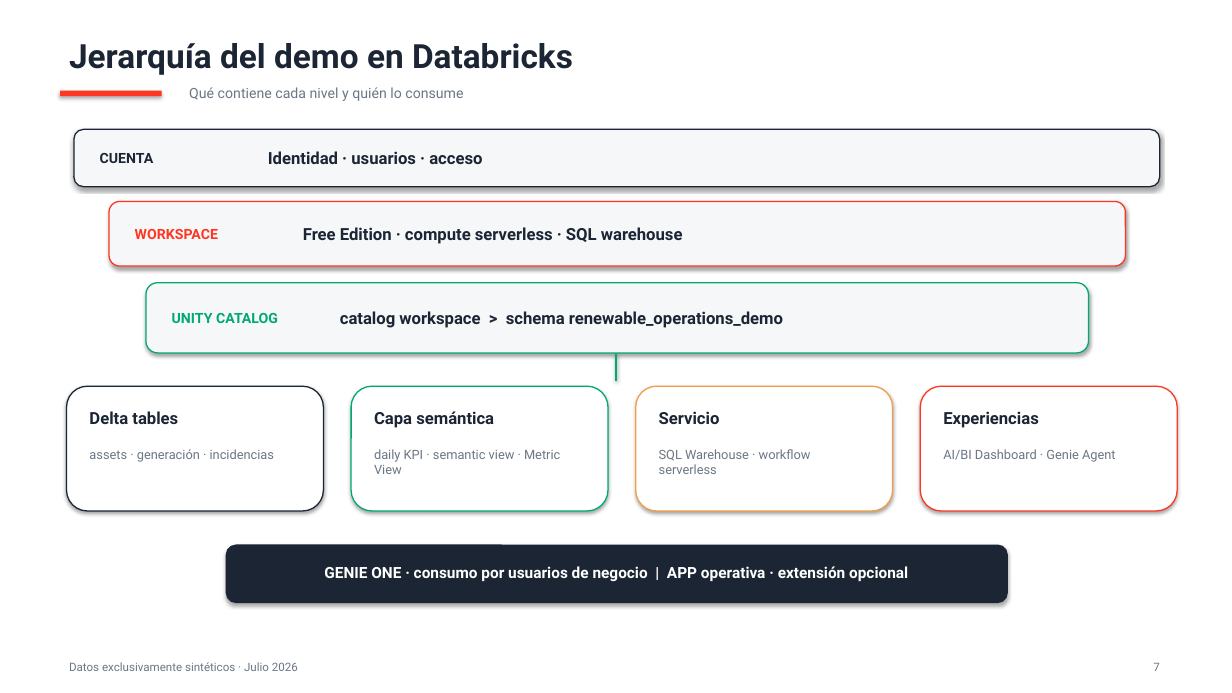
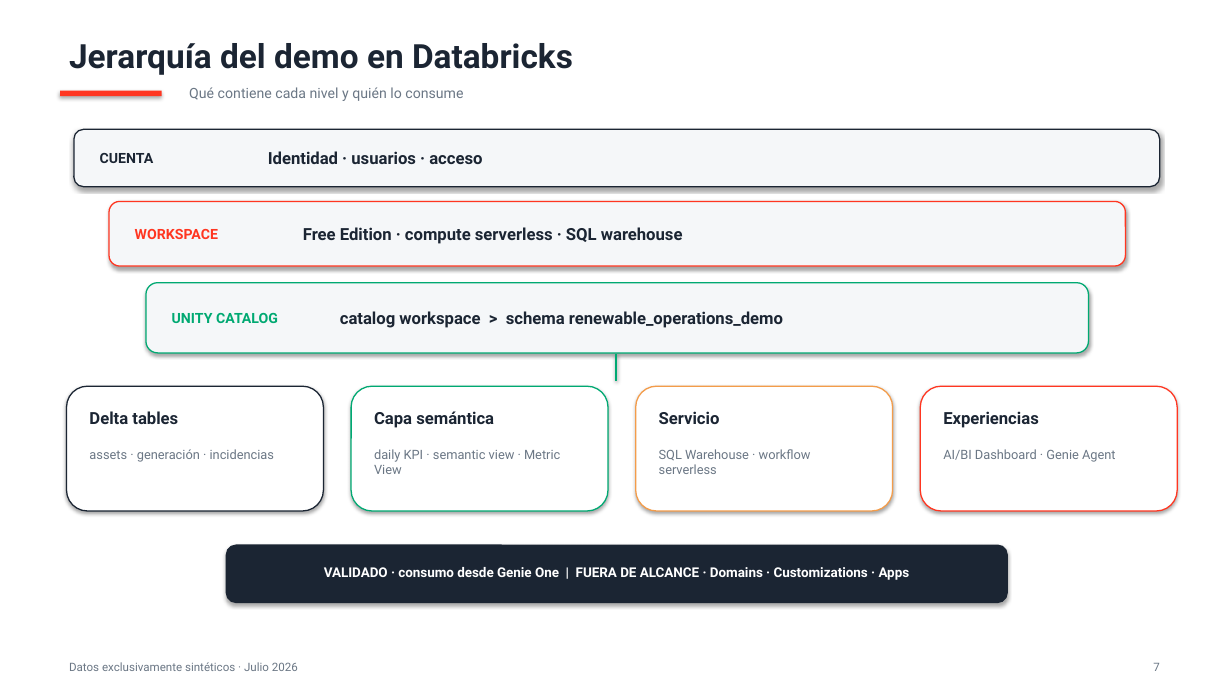
Before and after one commit to Rafavermar/Databricks-Genie-Demo, a slide deck: slide 7 of presentation/renewable_operations_demo.pptx. Drawn at 1232x693 pixels with LibreOffice and Linux fonts; fonts in the diff are those of the drawing. Boxes give left, top, right and bottom in pixels: in the first picture for what was removed or moved away, otherwise in the second. Text is boxed around its words. In the diff, an @@ line names an element or a change of style, - is before the commit and + after.

Commit message:
Clarify Genie One scope and improve deliverables

```diff
--- a/presentation/renewable_operations_demo.pptx
+++ b/presentation/renewable_operations_demo.pptx
@@ text at (x1=324, y1=567, x2=910, y2=580): text changed; size 12 to 10.5 pt @@
-GENIE ONE · consumo por usuarios de negocio | APP operativa · extensión opcional
+VALIDADO · consumo desde Genie One | FUERA DE ALCANCE · Domains · Customizations · Apps
```
Also in this commit, not shown: 3 other slides changed, 7 other files.
